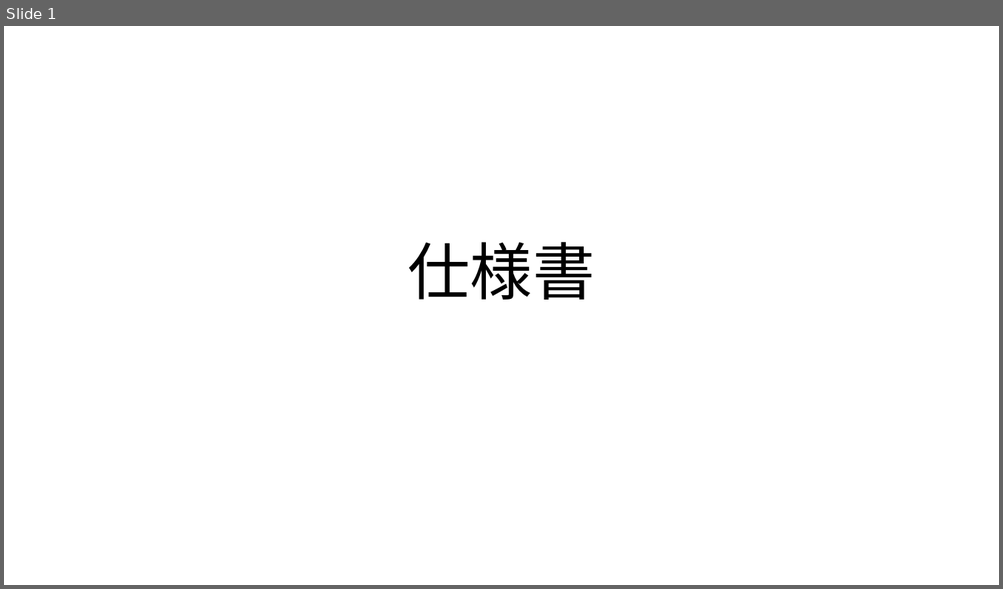
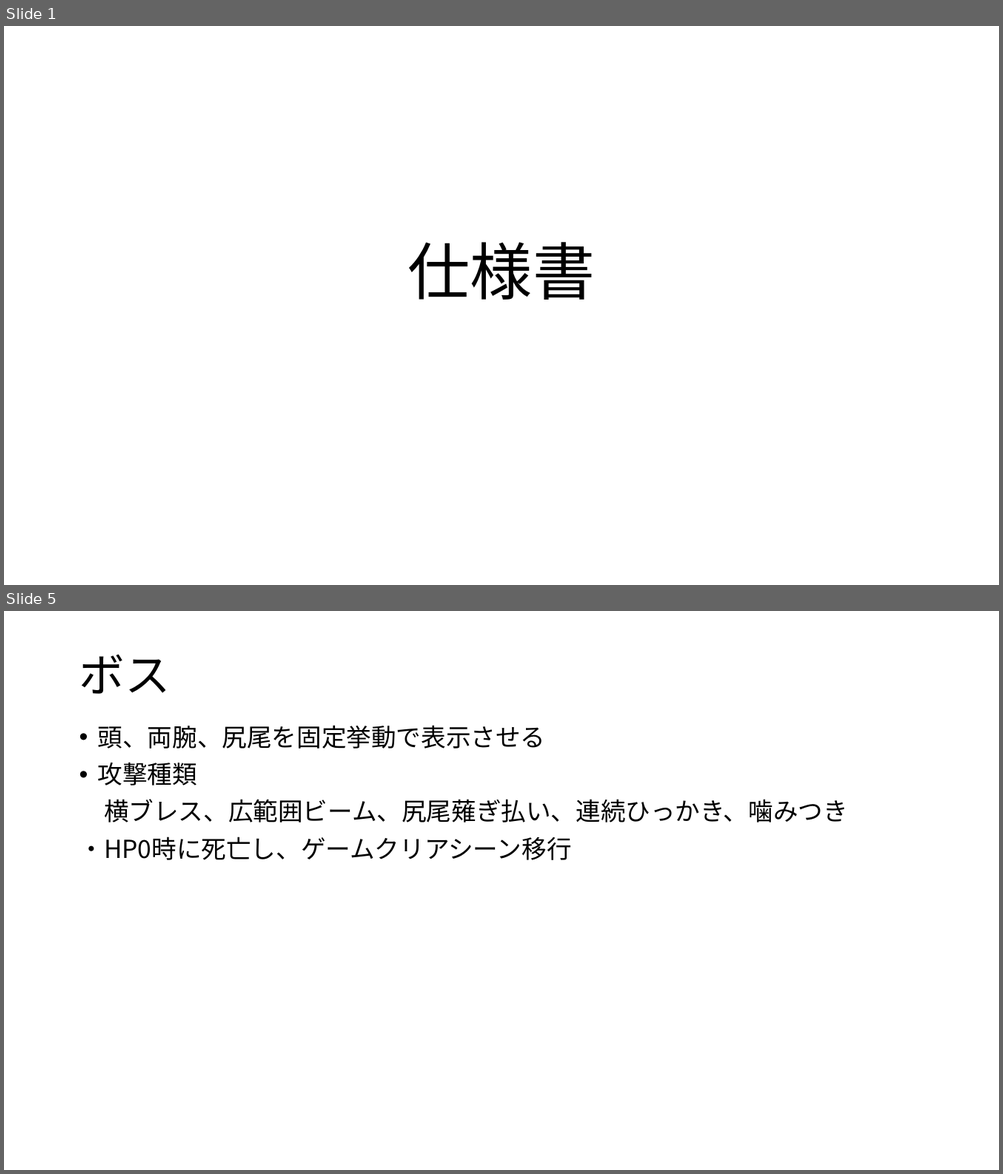
Before and after one commit to GCLUC2019/GameProject, a slide deck: 高松チーム/必要書類/仕様書/仕様書.pptx. Shown one above the other, each under a label of ours: slide 1 before the commit, slides 1 and 5 after it; the slides between them are not shown. The pictures are 1003x589 and 1003x1174 pixels, drawn with LibreOffice and Linux fonts; fonts in the diff are those of the drawing. Boxes give left, top, right and bottom in pixels: in the first picture for what was removed or moved away, otherwise in the second. Text is boxed around its words. In the diff, an @@ line names an element or a change of style, - is before the commit and + after.

```diff
--- a/高松チーム/必要書類/仕様書/仕様書.pptx
+++ b/高松チーム/必要書類/仕様書/仕様書.pptx
@@ slide 5 added at (x1=4, y1=611, x2=999, y2=1170), background #FFFFFF @@
@@ title added at (x1=79, y1=654, x2=170, y2=694), 44 pt, text #000000 @@
+ボス
@@ text added at (x1=79, y1=725, x2=848, y2=860), 24 pt, text #000000 @@
+• 頭、両腕、尻尾を固定挙動で表示させる
+• 攻撃種類
+横ブレス、広範囲ビーム、尻尾薙ぎ払い、連続ひっかき、噛みつき
+・HP0時に死亡し、ゲームクリアシーン移行
```
Also in this commit, not shown: 2 slides changed, 6 other slides added, 22 slides removed.
